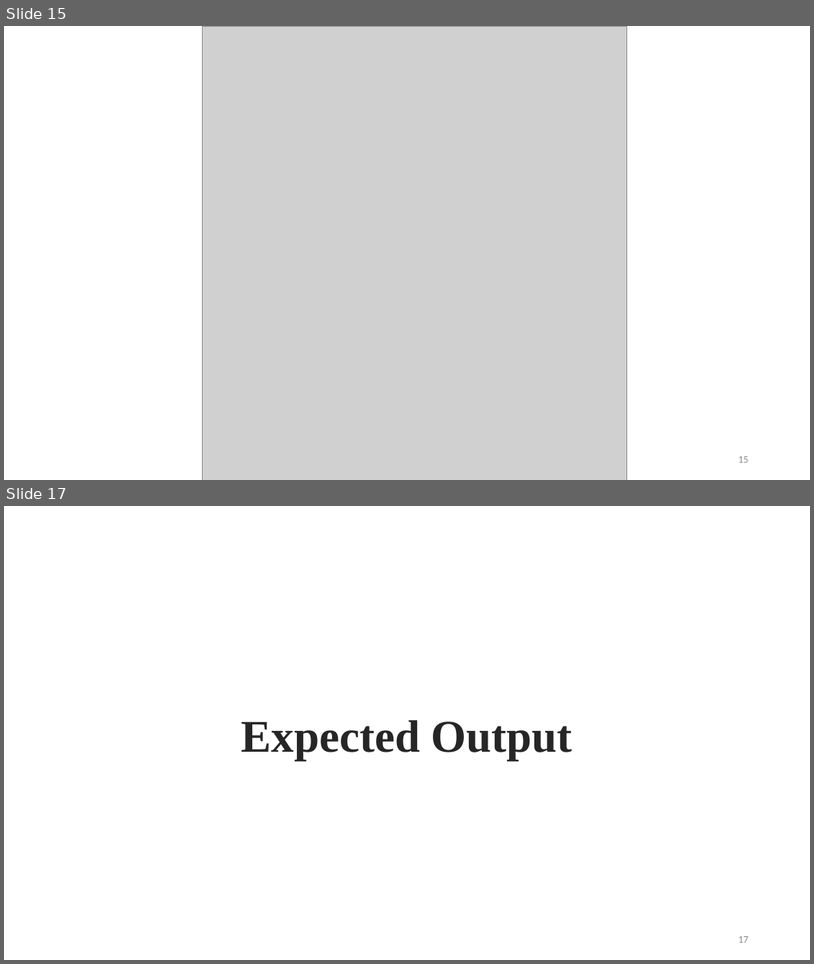
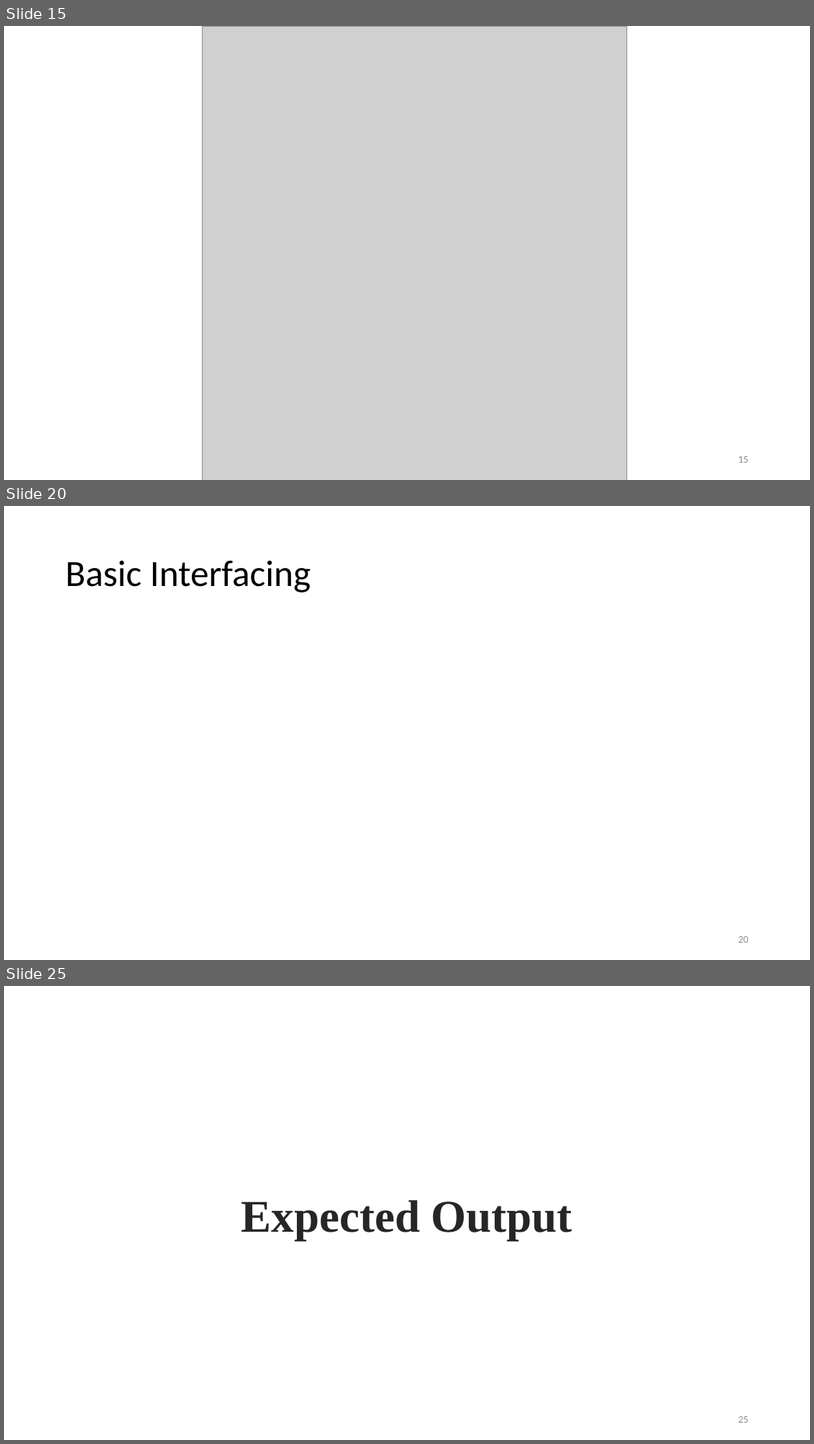
Before and after one commit to BipinGodar/ProjectReport, a slide deck: Smart Gloves using Flex Sensor.pptx. Shown one above the other, each under a label of ours: slides 15 and 17 before the commit, slides 15, 20 and 25 after it; the slides between them are not shown. The pictures are 814x964 and 814x1444 pixels, drawn with LibreOffice and Linux fonts; fonts in the diff are those of the drawing; grey boxes stand for pictures. Boxes give left, top, right and bottom in pixels: in the first picture for what was removed or moved away, otherwise in the second. Text is boxed around its words. In the diff, an @@ line names an element or a change of style, - is before the commit and + after.

```diff
--- a/Smart Gloves using Flex Sensor.pptx
+++ b/Smart Gloves using Flex Sensor.pptx
@@ slide 20 added at (4, 506, 810, 960), background #FFFFFF @@
@@ title added at (65, 560, 311, 592), 44 pt, text #000000 @@
+Basic Interfacing
@@ page number added at (738, 936, 748, 942), 12 pt, text #8C8C8C @@
+20
@@ what was slide 17 is now slide 25 @@
@@ page number at (738, 1416, 748, 1422): text changed @@
-17
+25
```
Also in this commit, not shown: 1 slide changed, 7 other slides added.
